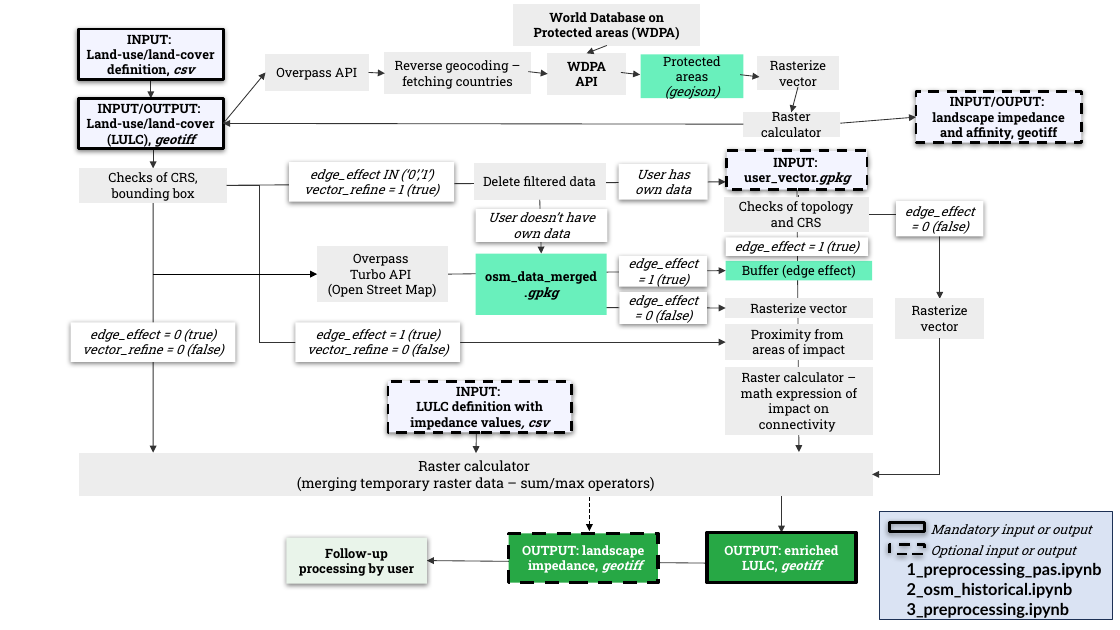
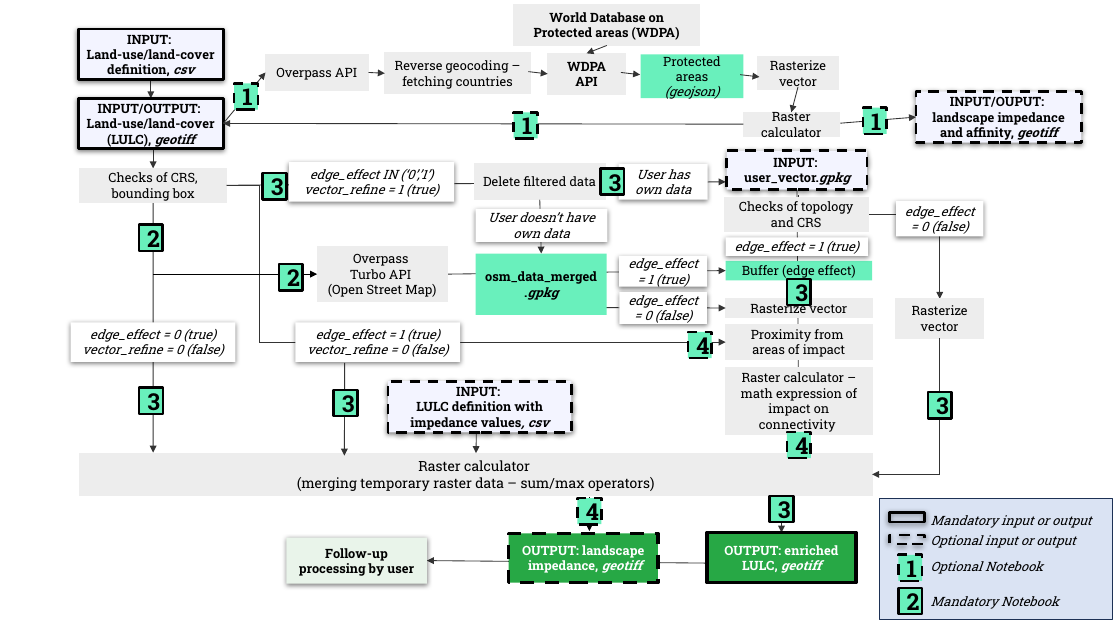
Before and after one commit to AD4GD/pilot-2, a slide deck: slide 1 of preprocessing/visualisation/workflow.pptx. Drawn at 1120x630 pixels with LibreOffice and Linux fonts; fonts in the diff are those of the drawing. Boxes give left, top, right and bottom in pixels: in the first picture for what was removed or moved away, otherwise in the second. Text is boxed around its words. In the diff, an @@ line names an element or a change of style, - is before the commit and + after.

Commit message:
Developed 4th Notebook (impedance)

```diff
--- a/preprocessing/visualisation/workflow.pptx
+++ b/preprocessing/visualisation/workflow.pptx
@@ rectangle added at bbox=[234, 83, 258, 109], fill #69F0BC, outline #000000 2.25 pt dashed, 20 pt, text #000000, bold @@
+1
@@ rectangle added at bbox=[514, 113, 538, 139], fill #69F0BC, outline #000000 2.25 pt dashed, 20 pt, text #000000, bold @@
+1
@@ rectangle added at bbox=[863, 108, 886, 134], fill #69F0BC, outline #000000 2.25 pt dashed, 20 pt, text #000000, bold @@
+1
@@ text in rectangle at bbox=[932, 112, 1065, 140]: italic on in "geotiff" @@
@@ rectangle added at bbox=[262, 173, 286, 199], fill #69F0BC, outline #000000 2.25 pt, 20 pt, text #000000, bold @@
+3
@@ rectangle added at bbox=[601, 169, 624, 195], fill #69F0BC, outline #000000 2.25 pt, 20 pt, text #000000, bold @@
+3
@@ rectangle added at bbox=[139, 225, 162, 251], fill #69F0BC, outline #000000 2.25 pt, 20 pt, text #000000, bold @@
+2
@@ rectangle added at bbox=[279, 264, 302, 290], fill #69F0BC, outline #000000 2.25 pt, 20 pt, text #000000, bold @@
+2
@@ rectangle added at bbox=[787, 279, 811, 305], fill #69F0BC, outline #000000 2.25 pt, 20 pt, text #000000, bold @@
+3
@@ rectangle added at bbox=[688, 332, 712, 358], fill #69F0BC, outline #000000 2.25 pt dashed, 20 pt, text #000000, bold @@
+4
@@ rectangle added at bbox=[139, 388, 163, 414], fill #69F0BC, outline #000000 2.25 pt, 20 pt, text #000000, bold @@
+3
@@ arrow added from (344, 363) to (344, 455), #343434 0.75 pt @@
@@ rectangle added at bbox=[334, 390, 357, 416], fill #69F0BC, outline #000000 2.25 pt, 20 pt, text #000000, bold @@
+3
@@ rectangle added at bbox=[928, 392, 952, 418], fill #69F0BC, outline #000000 2.25 pt, 20 pt, text #000000, bold @@
+3
@@ rectangle added at bbox=[787, 432, 811, 458], fill #69F0BC, outline #000000 2.25 pt dashed, 20 pt, text #000000, bold @@
+4
@@ rectangle added at bbox=[577, 498, 601, 524], fill #69F0BC, outline #000000 2.25 pt dashed, 20 pt, text #000000, bold @@
+4
@@ arrow (590, 497) - (590, 531): stroke #000000 0.75 pt dashed to #000000 0.75 pt @@
@@ rectangle added at bbox=[770, 496, 793, 522], fill #69F0BC, outline #000000 2.25 pt, 20 pt, text #000000, bold @@
+3
@@ rectangle: place and size @@
-rectangle at bbox=[880, 511, 1112, 619]
+rectangle at bbox=[880, 498, 1112, 620]
@@ 2 texts, 2 rectangles: place and size @@
-2 texts, 2 rectangles at bbox=[890, 523, 1091, 558]
+2 texts, 2 rectangles at bbox=[890, 513, 1091, 548]
@@ rectangle added at bbox=[898, 555, 922, 581], fill #69F0BC, outline #000000 2.25 pt dashed, 20 pt, text #000000, bold @@
+1
@@ text removed at bbox=[907, 563, 1102, 618] @@
-1_preprocessing_pas.ipynb
-2_osm_historical.ipynb
-3_preprocessing.ipynb
@@ text added at bbox=[931, 561, 1043, 574], 11 pt, text #000000, italic @@
+Optional Notebook
@@ rectangle added at bbox=[898, 588, 922, 614], fill #69F0BC, outline #000000 2.25 pt, 20 pt, text #000000, bold @@
+2
@@ text added at bbox=[931, 596, 1059, 609], 11 pt, text #000000, italic @@
+Mandatory Notebook
```
Also in this commit, not shown: 1 slide added, 38 other files.
